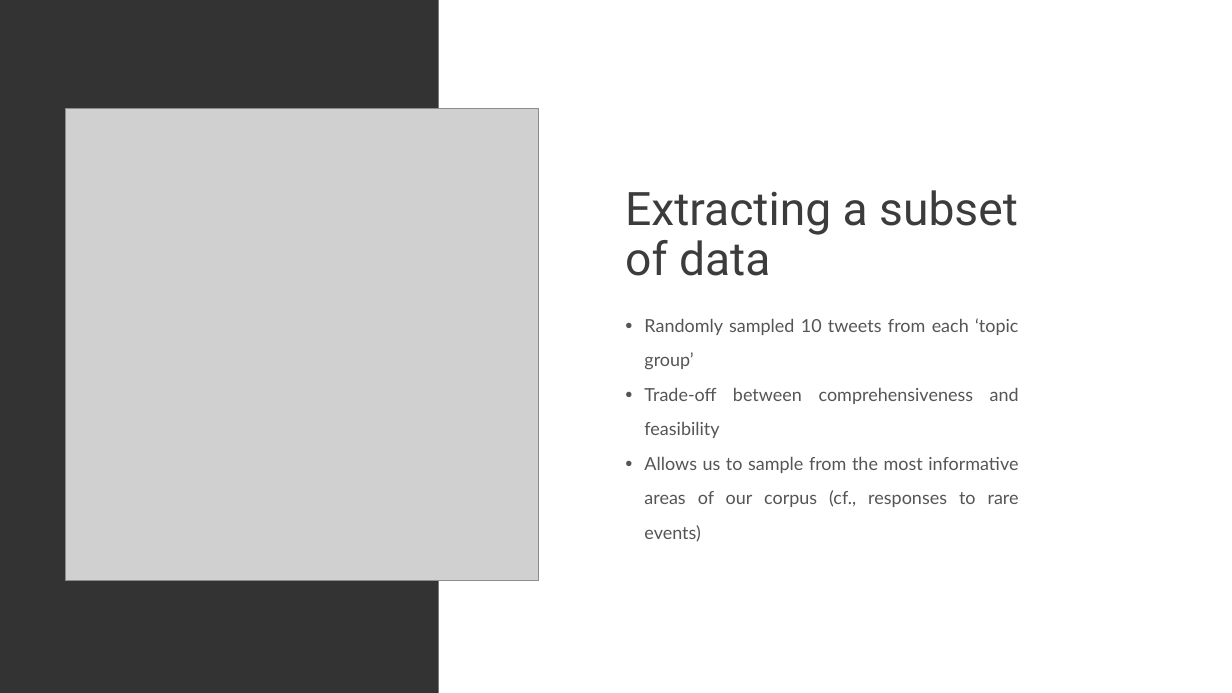
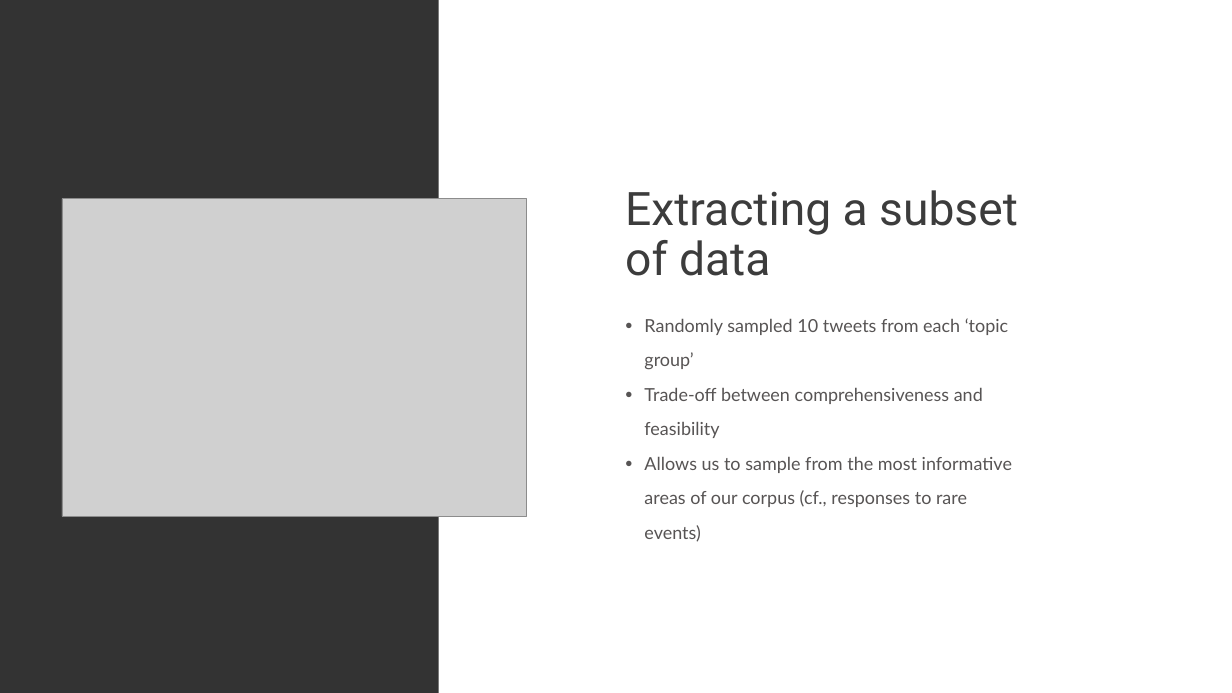
Before and after one commit to matt-lab/matt-lab.github.io, a slide deck: slide 28 of assets/presentations/data2019.pptx (slide 27 before the commit). Drawn at 1232x693 pixels with LibreOffice and Linux fonts; fonts in the diff are those of the drawing; grey boxes stand for pictures. Boxes give left, top, right and bottom in pixels: in the first picture for what was removed or moved away, otherwise in the second. Text is boxed around its words. In the diff, an @@ line names an element or a change of style, - is before the commit and + after.

Commit message:
Added Data61 presentation

```diff
--- a/assets/presentations/data2019.pptx
+++ b/assets/presentations/data2019.pptx
@@ picture: place and size @@
-picture at [66, 108, 539, 581]
+picture at [62, 199, 527, 517]
@@ text "Randomly sampled 10 tweets from ..." at [644, 318, 1012, 542]: alignment justified to left @@
```
Also in this commit, not shown: 19 other slides changed, 1 slide added, 1 slide removed, 3 other files.
